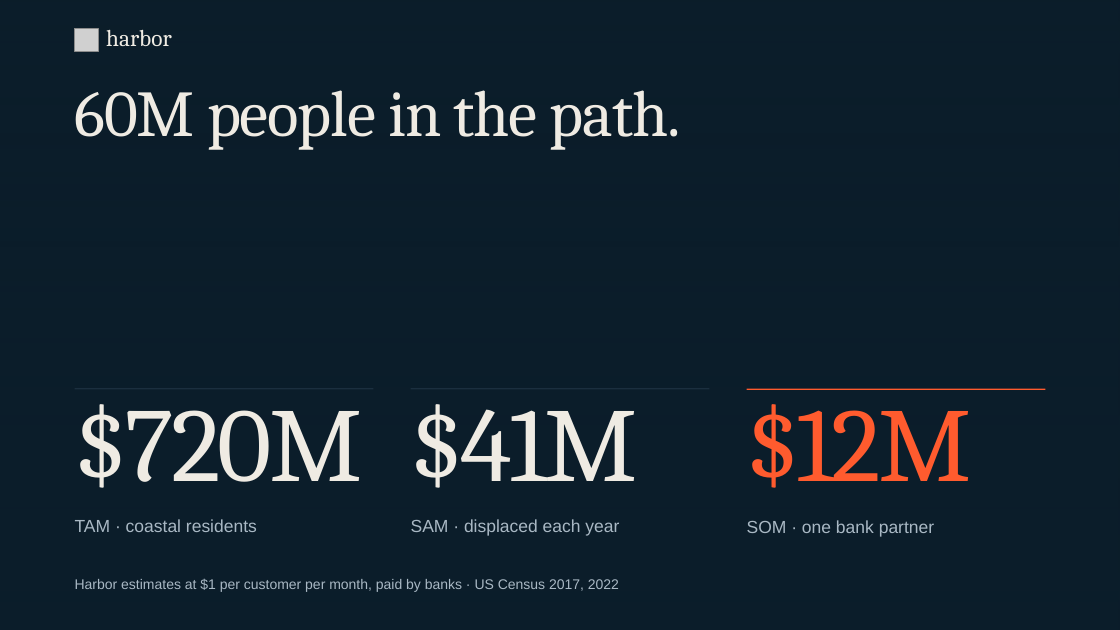
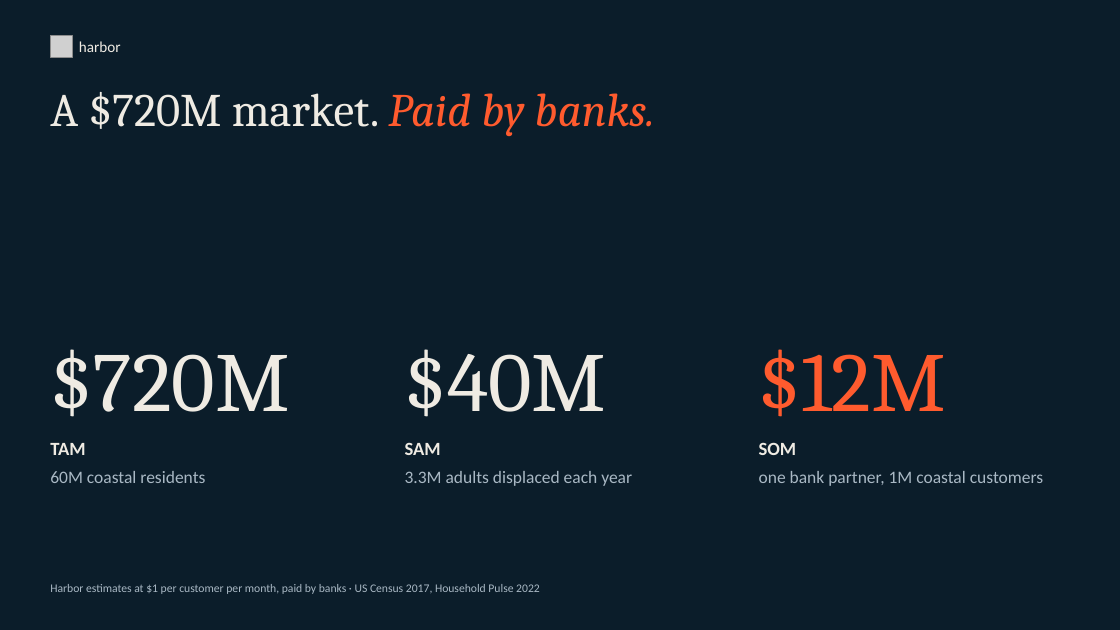
Before and after one commit to mattloveswaffles/harbor, a slide deck: slide 7 of docs/Harbor.pptx (slide 9 before the commit). Drawn at 1120x630 pixels with LibreOffice and Linux fonts; fonts in the diff are those of the drawing; grey boxes stand for pictures; background and template pictures are left out. Boxes give left, top, right and bottom in pixels: in the first picture for what was removed or moved away, otherwise in the second. Text is boxed around its words. In the diff, an @@ line names an element or a change of style, - is before the commit and + after.

```diff
--- a/docs/Harbor.pptx
+++ b/docs/Harbor.pptx
@@ rectangle at box(0, 0, 1120, 630): fill gradient #0B1D2A to #0B1D2A at 65% opacity @@
@@ picture removed at box(75, 28, 98, 51) @@
@@ picture added at box(50, 35, 72, 57) @@
@@ text "harbor": place and size @@
-text "harbor" at box(106, 29, 172, 46)
+text "harbor" at box(79, 41, 121, 52)
@@ text "harbor" at box(79, 41, 121, 52): size 20 to 13 pt, font Cambria to Calibri; line spacing 20pt to 1; vertical alignment top to middle @@
@@ title added at box(50, 92, 655, 136), 40 pt, text #EFEBE3 @@
+A $720M market. Paid by banks.
@@ title removed at box(75, 90, 681, 150) @@
-60M people in the path.
@@ text "$720M" at box(50, 349, 290, 417): size 90 to 72 pt, letter spacing -2.5 to 0 pt; line spacing 81pt to 1 @@
@@ text "$720M": place and size @@
-text "$720M" at box(75, 404, 363, 488)
+text "$720M" at box(50, 349, 290, 417)
@@ text "$12M": place and size @@
-text "$12M" at box(747, 388, 972, 488)
+text "$12M" at box(759, 349, 946, 417)
@@ text "$12M" at box(759, 349, 946, 417): size 90 to 72 pt, letter spacing -2.5 to 0 pt; line spacing 81pt to 1 @@
@@ text added at box(405, 349, 607, 417), 72 pt, text #EFEBE3 @@
+$40M
@@ line removed from (75, 389) to (373, 389) @@
@@ line removed from (411, 389) to (709, 389) @@
@@ line removed from (747, 389) to (1045, 389) @@
@@ text removed at box(411, 404, 638, 488) @@
-$41M
@@ text added at box(50, 443, 85, 455), 16 pt, text #EFEBE3, bold @@
+TAM
@@ text added at box(405, 442, 441, 455), 16 pt, text #EFEBE3, bold @@
+SAM
@@ text added at box(759, 442, 797, 455), 16 pt, text #EFEBE3, bold @@
+SOM
@@ text at box(50, 471, 205, 483): text changed; font Arial to Calibri @@
-TAM · coastal residents
+60M coastal residents
@@ text at box(405, 471, 632, 486): text changed; font Arial to Calibri @@
-SAM · displaced each year
+3.3M adults displaced each year
@@ text at box(759, 471, 1043, 486): text changed; font Arial to Calibri @@
-SOM · one bank partner
+one bank partner, 1M coastal customers
@@ text at box(50, 584, 540, 594): text changed; size 12 to 10 pt; font Arial to Calibri @@
-Harbor estimates at $1 per customer per month, paid by banks · US Census 2017, 2022
+Harbor estimates at $1 per customer per month, paid by banks · US Census 2017, Household Pulse 2022
@@ text "Harbor estimates at $1 per ..." at box(50, 584, 540, 594): vertical alignment top to middle @@
```
Also in this commit, not shown: 5 other slides changed, 1 slide added, 4 slides removed.
